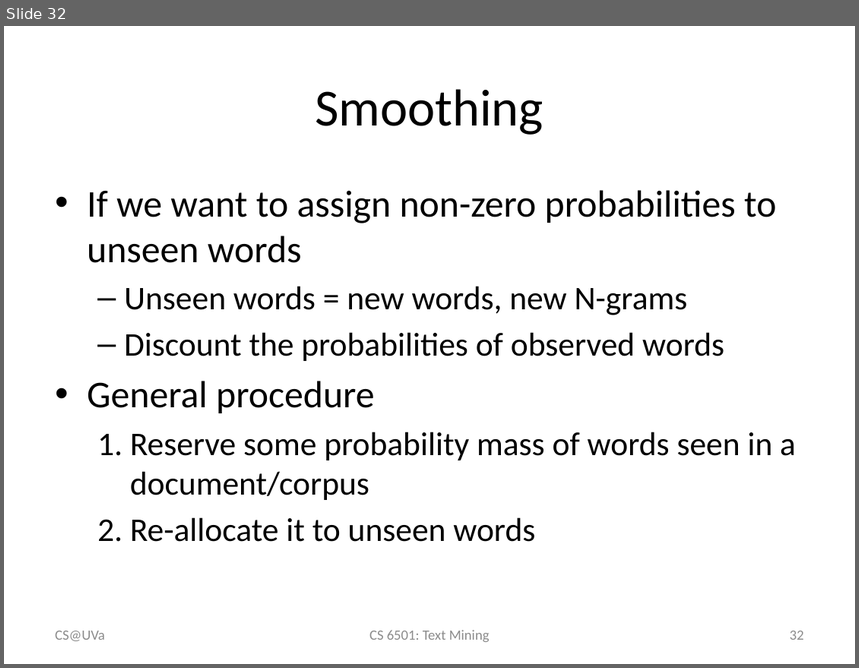
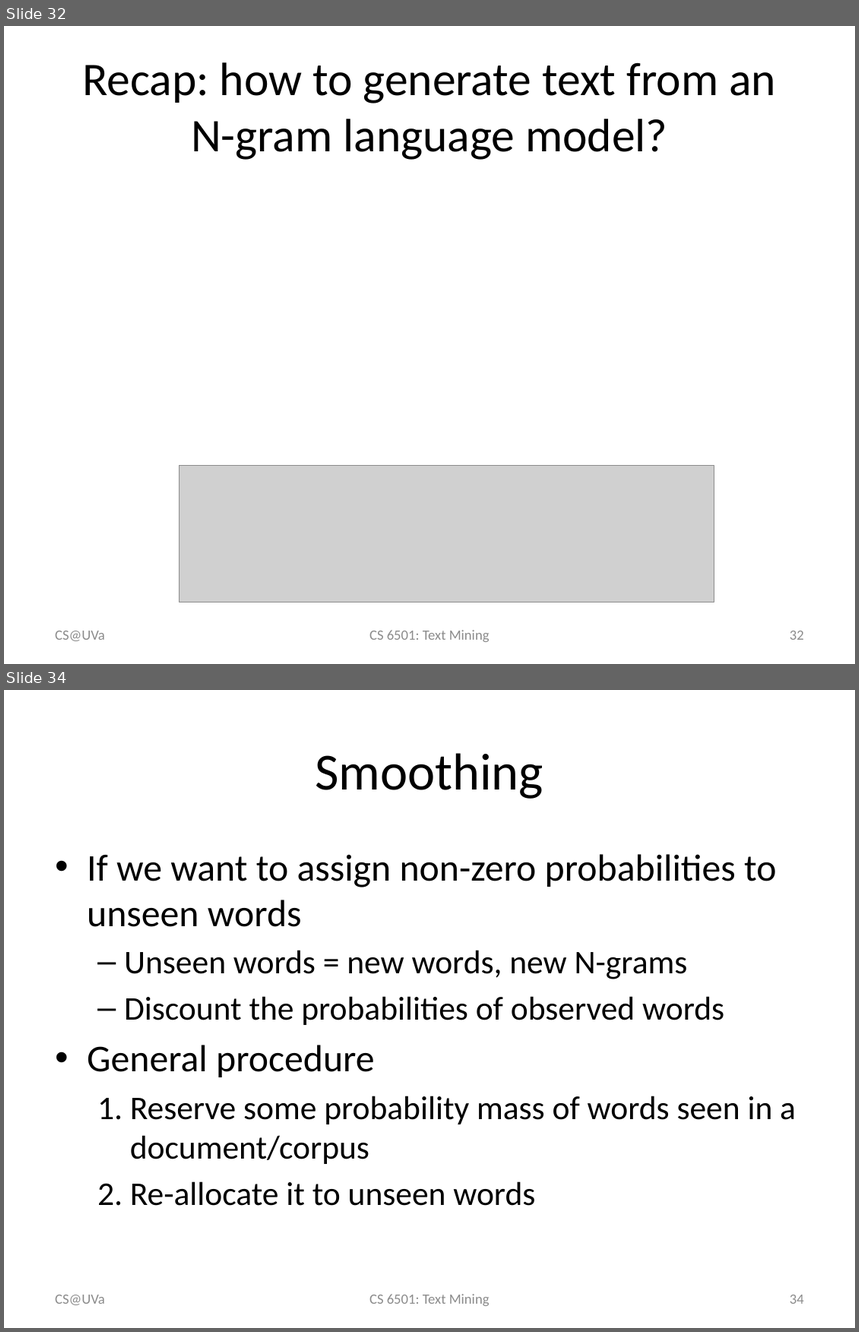
Before and after one commit to wang296/CS6501-Text-Mining, a slide deck: docs/Language Models.pptx. Shown one above the other, each under a label of ours: slide 32 before the commit, slides 32 and 34 after it; the slides between them are not shown. The pictures are 859x668 and 859x1332 pixels, drawn with LibreOffice and Linux fonts; fonts in the diff are those of the drawing; grey boxes stand for pictures. Boxes give left, top, right and bottom in pixels: in the first picture for what was removed or moved away, otherwise in the second. Text is boxed around its words. In the diff, an @@ line names an element or a change of style, - is before the commit and + after.

```diff
--- a/docs/Language Models.pptx
+++ b/docs/Language Models.pptx
@@ slide 32 added at [4,26,855,664], background #FFFFFF @@
@@ title added at [82,62,776,160], 39.6 pt, text #000000 @@
+Recap: how to generate text from an N-gram language model?
@@ picture added at [180,466,714,603] @@
@@ text added at [55,631,105,642], 12 pt, text #8C8C8C @@
+CS@UVa
@@ text added at [370,630,490,642], 12 pt, text #8C8C8C @@
+CS 6501: Text Mining
@@ page number added at [790,631,804,640], 12 pt, text #8C8C8C @@
+32
@@ what was slide 32 is now slide 34 @@
@@ page number at [790,1295,804,1304]: text changed @@
-32
+34
```
Also in this commit, not shown: 1 other slide added, 3 other files.
